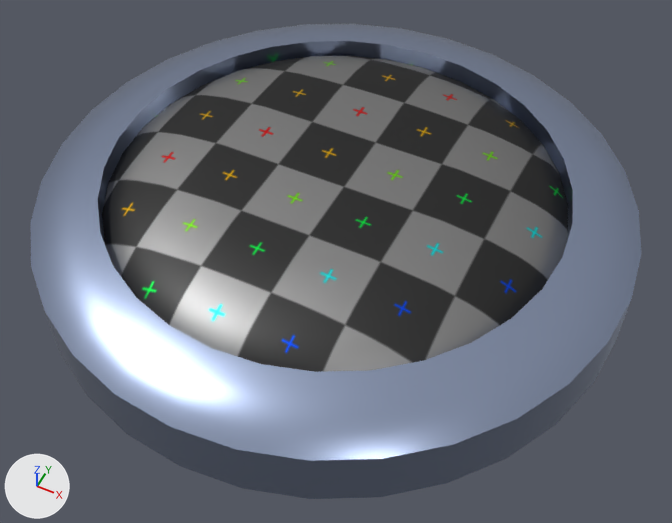
Before and after pictures for a commit that changed the glTF model bin/data/mesh/button.gltf.
Both versions are drawn from a 50 mm lens placed at (1.32, -2.64, 3.15), pointed at (0.08, -0.16, 0.05). The lights are fixed; the arrows at lower left show +X, +Y and +Z. The first picture is the older version. Vertices at exactly the same position are counted once.

The first picture shows 'button_pad'.
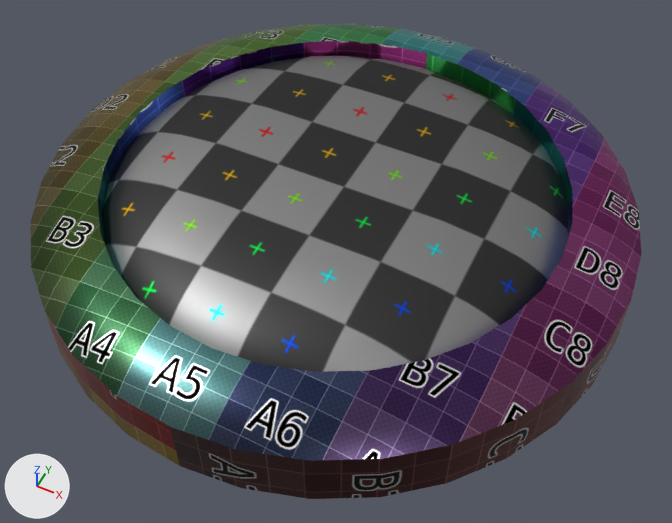
Location of each change, [x1, y1, x2, y2] in pixels of the pictures (672 x 523 px):
part 1 of me_button_pad, recoloured (darker)
    both: [30, 24, 641, 499]

Edits to the bpy script that builds the scene:
```text
Add img_tex_rainbow:
    img_tex_rainbow = load_image('tex_rainbow', '_unpacked/tex_rainbow', 1024, 1024, 'sRGB')
Add mat_mat_rainbow:
    mat_mat_rainbow = principled_material('mat_rainbow')
    mat_mat_rainbow.texture = img_tex_rainbow
    mat_mat_rainbow.metallic = 1.0
    mat_mat_rainbow.roughness = 0.3
Change me_button_pad:
    where me_button_pad.from_pydata(...)  # 448 vertices, 888 faces; spans x -1.32..1.32, y -1.32..1.32, z 0.0..0.43
    used by ob_button_pad; location = (0.0, 0.0, 0.0)
    me_button_pad part 1: all 444 faces that had it switch from mat_material_001 (blue #a5b2d0) to mat_mat_rainbow (picture img_tex_rainbow)
```
